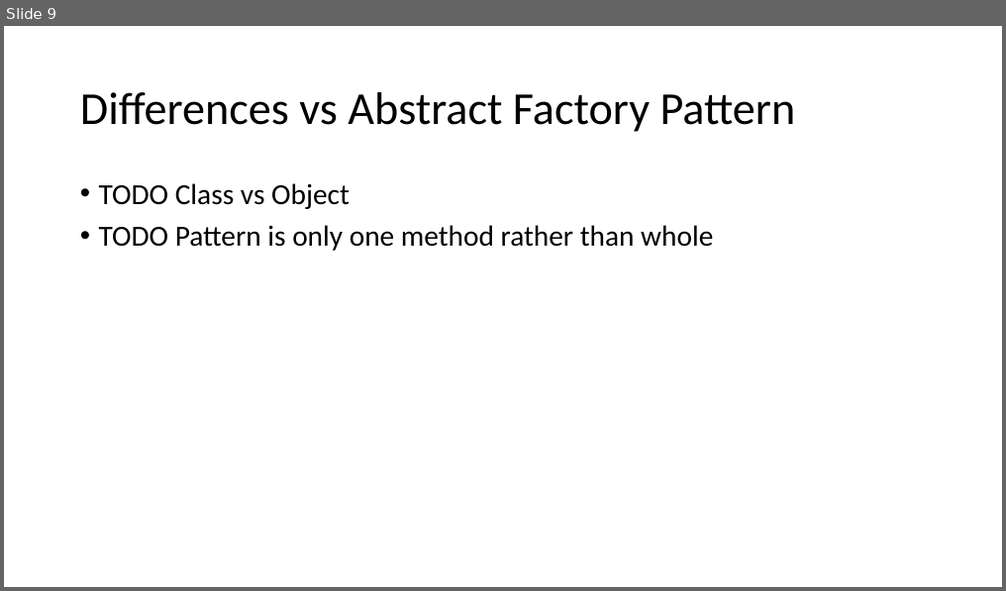
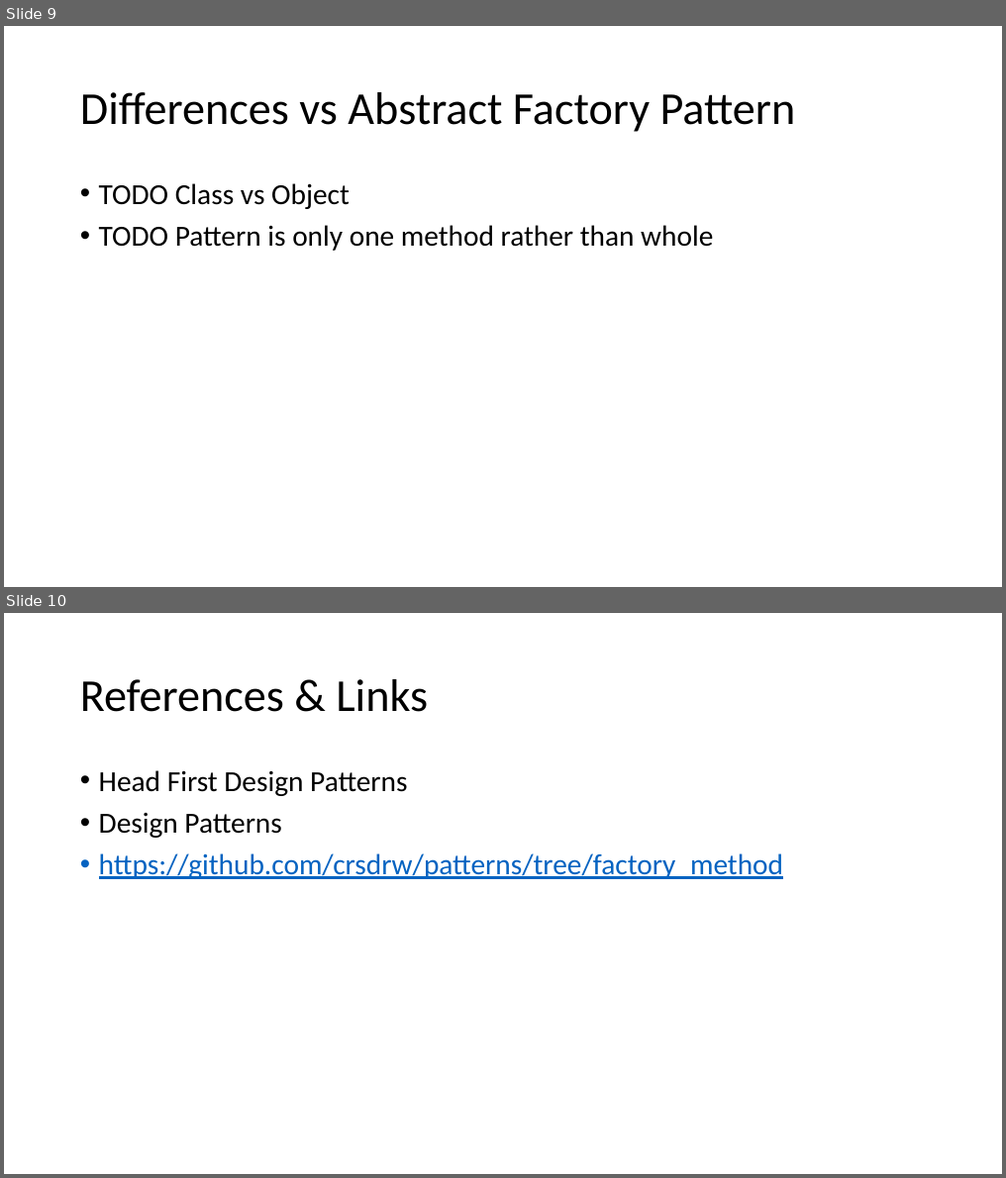
Before and after one commit to crsdrw/patterns, a slide deck: Patterns/docs/Factory Method.pptx. Shown one above the other, each under a label of ours: slide 9 before the commit, slides 9 and 10 after it. The pictures are 1006x591 and 1006x1178 pixels, drawn with LibreOffice and Linux fonts; fonts in the diff are those of the drawing. Boxes give left, top, right and bottom in pixels: in the first picture for what was removed or moved away, otherwise in the second. Text is boxed around its words. In the diff, an @@ line names an element or a change of style, - is before the commit and + after.

Commit message:
Add placeholder for links.

```diff
--- a/Patterns/docs/Factory Method.pptx
+++ b/Patterns/docs/Factory Method.pptx
@@ slide 10 added at (x1=4, y1=613, x2=1002, y2=1174), background #FFFFFF @@
@@ title added at (x1=80, y1=679, x2=428, y2=712), 44 pt, text #000000 @@
+References & Links
@@ text added at (x1=99, y1=770, x2=783, y2=879), 28 pt, text #0563C1, underline @@
+• Head First Design Patterns
+• Design Patterns
+• https://github.com/crsdrw/patterns/tree/factory_method
```
